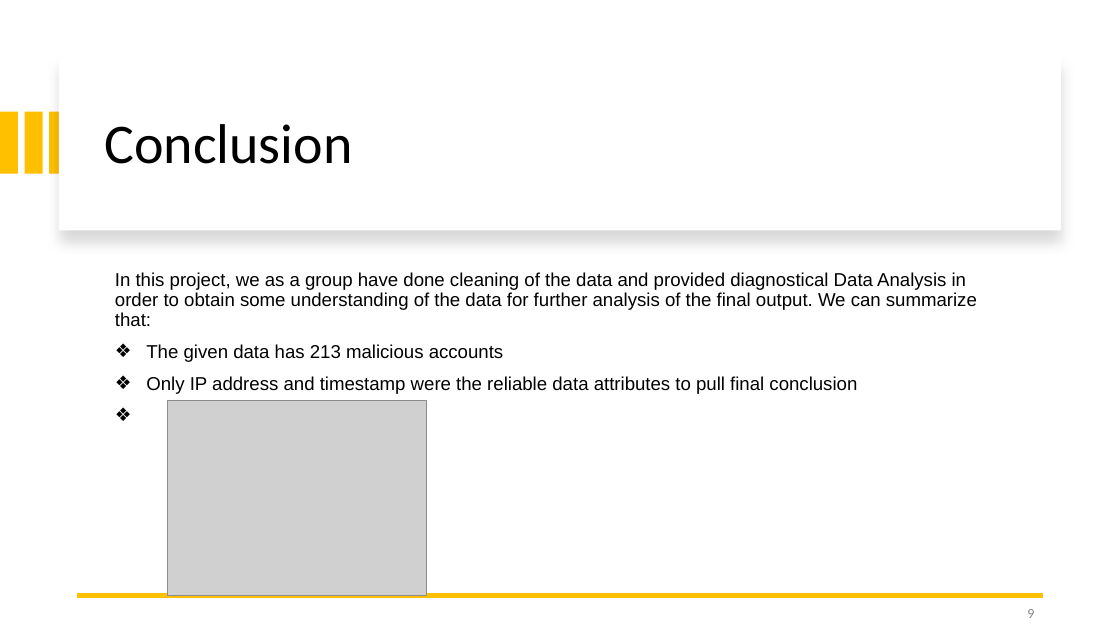
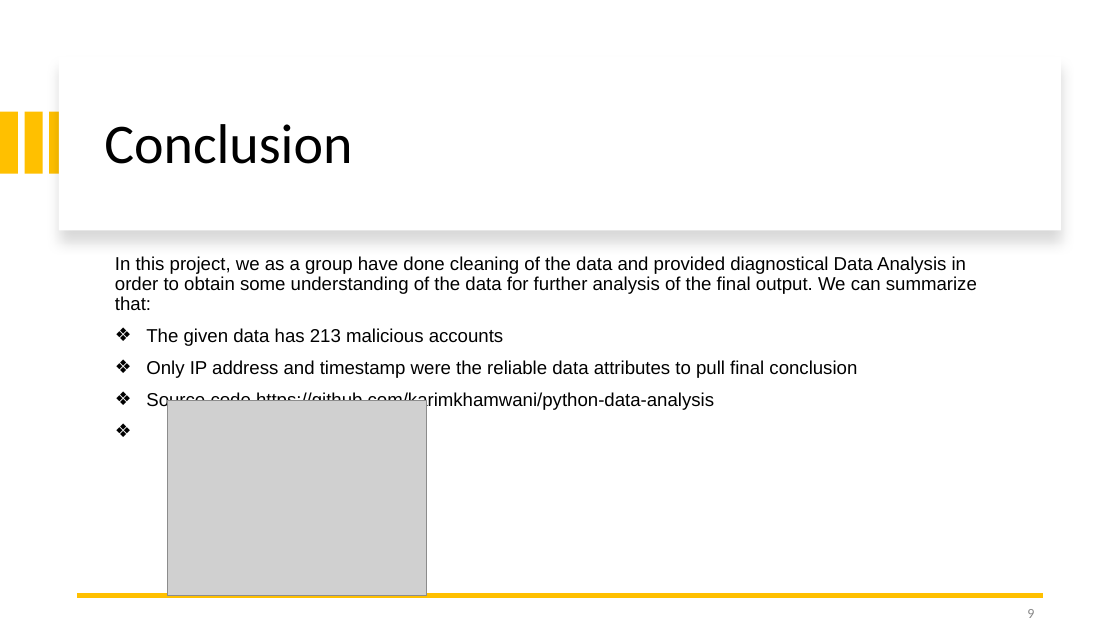
Before and after one commit to karimkhamwani/python-data-analysis, a slide deck: slide 9 of Capstone_600.pptx. Drawn at 1120x630 pixels with LibreOffice and Linux fonts; fonts in the diff are those of the drawing; grey boxes stand for pictures; background and template pictures are left out. Boxes give left, top, right and bottom in pixels: in the first picture for what was removed or moved away, otherwise in the second. Text is boxed around its words. In the diff, an @@ line names an element or a change of style, - is before the commit and + after.

Commit message:
update ppt

```diff
--- a/Capstone_600.pptx
+++ b/Capstone_600.pptx
@@ text at bbox=[146, 391, 714, 410]: paragraph added @@
+❖ Source code https://github.com/karimkhamwani/python-data-analysis
```
Also in this commit, not shown: 1 other file.
